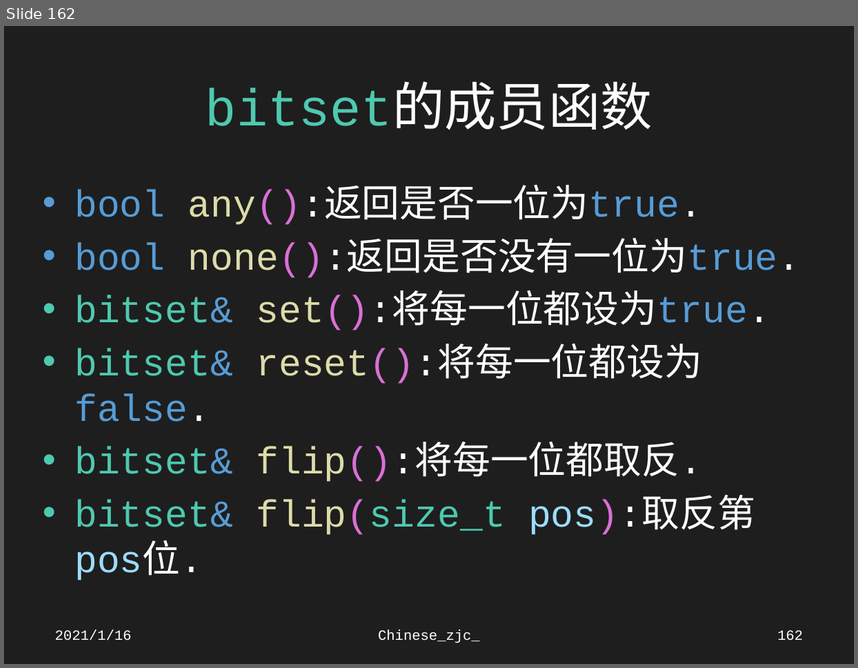
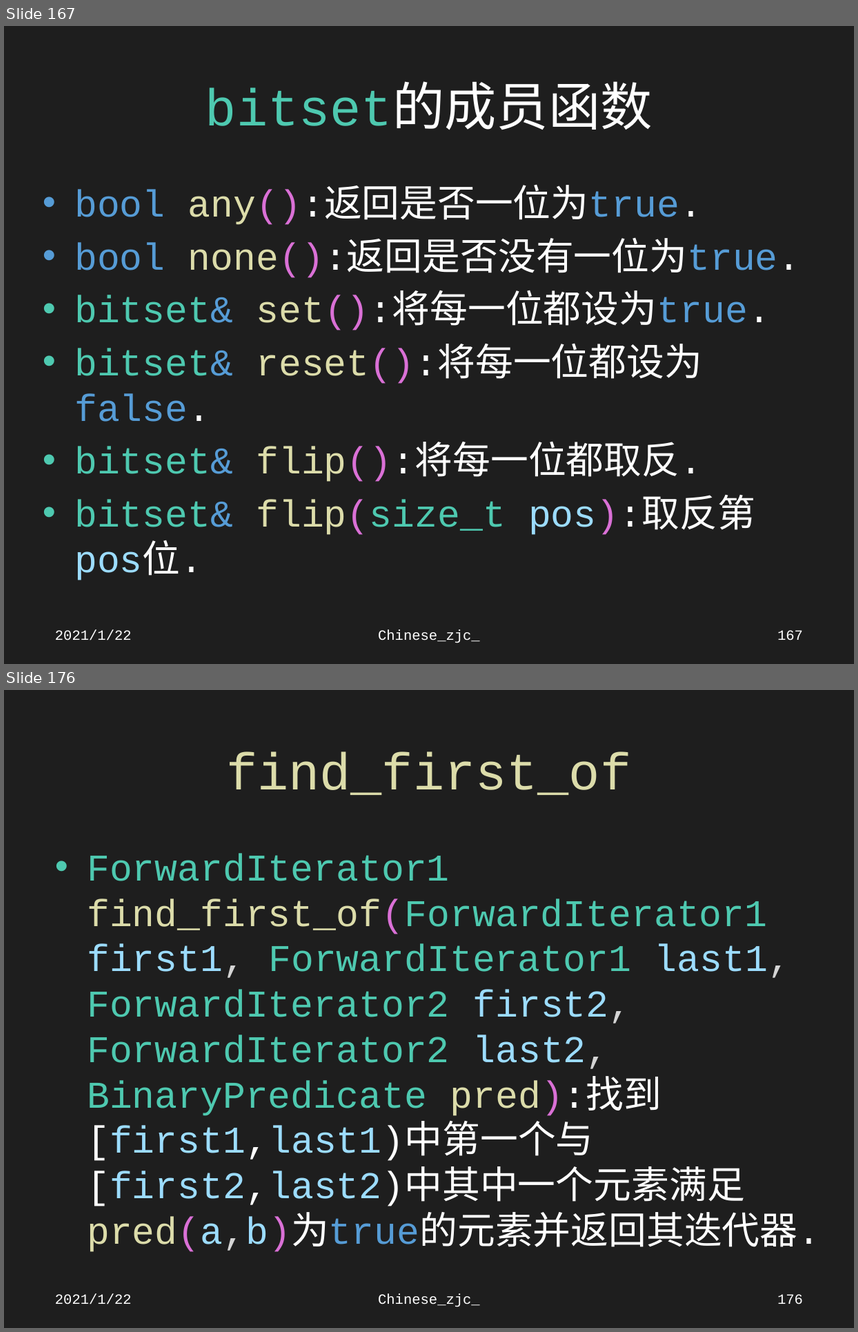
Before and after one commit to Chinesezjc/Solved-Problems, a slide deck: STL.pptx. Shown one above the other, each under a label of ours: slide 162 before the commit, slides 167 and 176 after it; the slides between them are not shown. The pictures are 858x668 and 858x1332 pixels, drawn with LibreOffice and Linux fonts; fonts in the diff are those of the drawing. Boxes give left, top, right and bottom in pixels: in the first picture for what was removed or moved away, otherwise in the second. Text is boxed around its words. In the diff, an @@ line names an element or a change of style, - is before the commit and + after.

Commit message:
Chinese_zjc_

```diff
--- a/STL.pptx
+++ b/STL.pptx
@@ slide 176 added at [4, 690, 854, 1328], background #1E1E1E @@
@@ title added at [226, 751, 631, 795], 44 pt, text #DCDCAA @@
+find_first_of
@@ text added at [87, 854, 821, 1252], 32 pt, text #4EC9B0 @@
+• ForwardIterator1 find_first_of(ForwardIterator1 first1, ForwardIterator1 last1, ForwardIterator2 first2, ForwardIterator2 last2, BinaryPredicate pred):找到[first1,last1)中第一个与[first2,last2)中其中一个元素满足pred(a,b)为true的元素并返回其迭代器.
@@ text added at [55, 1293, 132, 1304], 12 pt, text #FFFFFF @@
+2021/1/22
@@ text added at [378, 1293, 480, 1307], 12 pt, text #FFFFFF @@
+Chinese_zjc_
@@ page number added at [777, 1294, 803, 1303], 12 pt, text #FFFFFF @@
+176
@@ what was slide 162 is now slide 167 @@
@@ slide 167 changed as well @@
@@ text at [55, 629, 132, 640]: text changed @@
-2021/1/16
+2021/1/22
@@ page number at [777, 630, 803, 639]: text changed @@
-162
+167
```
Also in this commit, not shown: 163 other slides changed, 85 other slides added, 42 other files.
